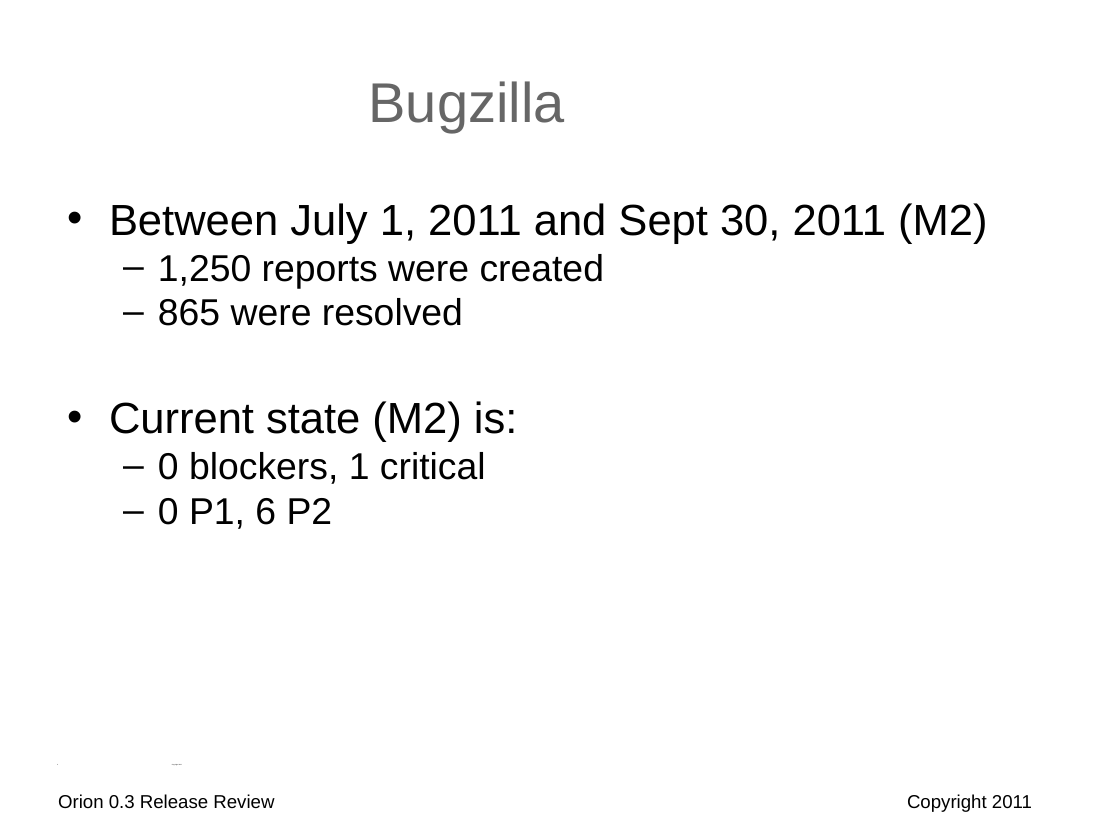
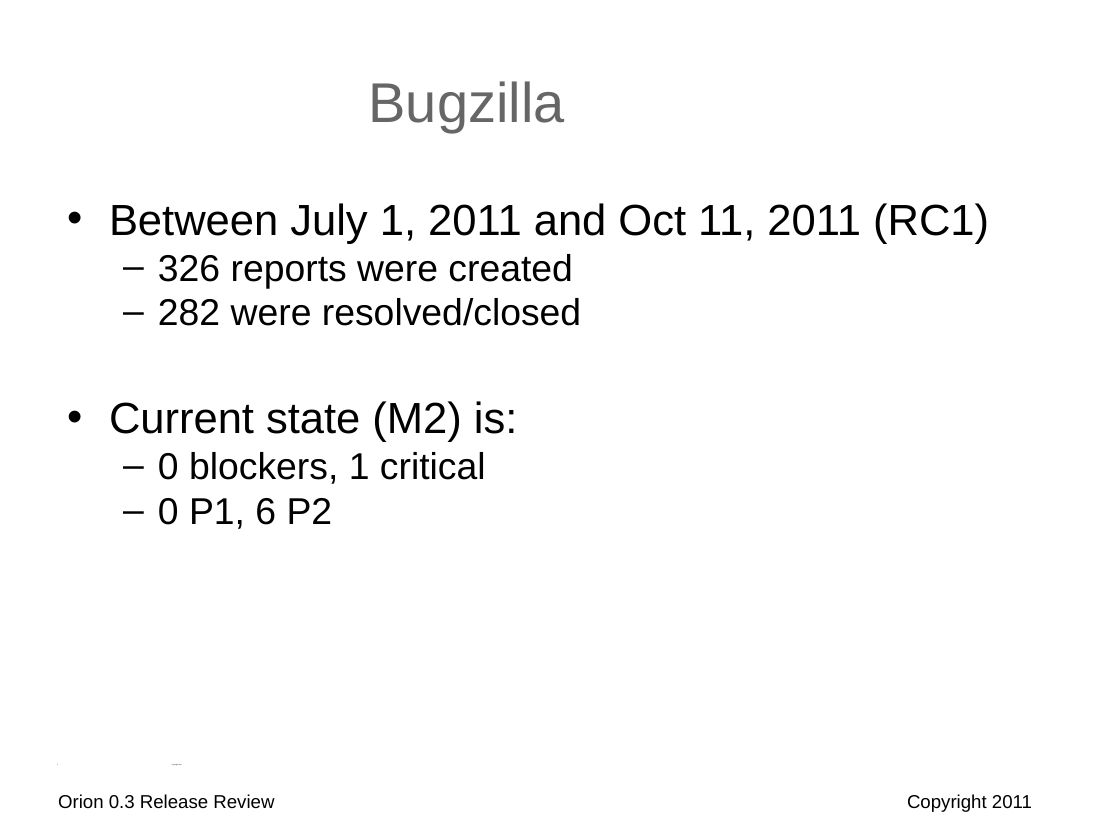
Before and after one commit to eclipse-platform/www.eclipse.org-eclipse-news, a slide deck: slide 9 of orion/reviews/orion-0-3-release-review.odp. Drawn at 1120x840 pixels with LibreOffice and Linux fonts; fonts in the diff are those of the drawing; background and template pictures are left out. Boxes give left, top, right and bottom in pixels: in the first picture for what was removed or moved away, otherwise in the second. Text is boxed around its words. In the diff, an @@ line names an element or a change of style, - is before the commit and + after.

```diff
--- a/orion/reviews/orion-0-3-release-review.odp
+++ b/orion/reviews/orion-0-3-release-review.odp
@@ text at [109, 203, 989, 326]: text changed @@
-• Between July 1, 2011 and Sept 30, 2011 (M2)
-  – 1,250 reports were created
-  – 865 were resolved
+• Between July 1, 2011 and Oct 11, 2011 (RC1)
+  – 326 reports were created
+  – 282 were resolved/closed
```
Also in this commit, not shown: 8 other slides changed, 1 other file.
